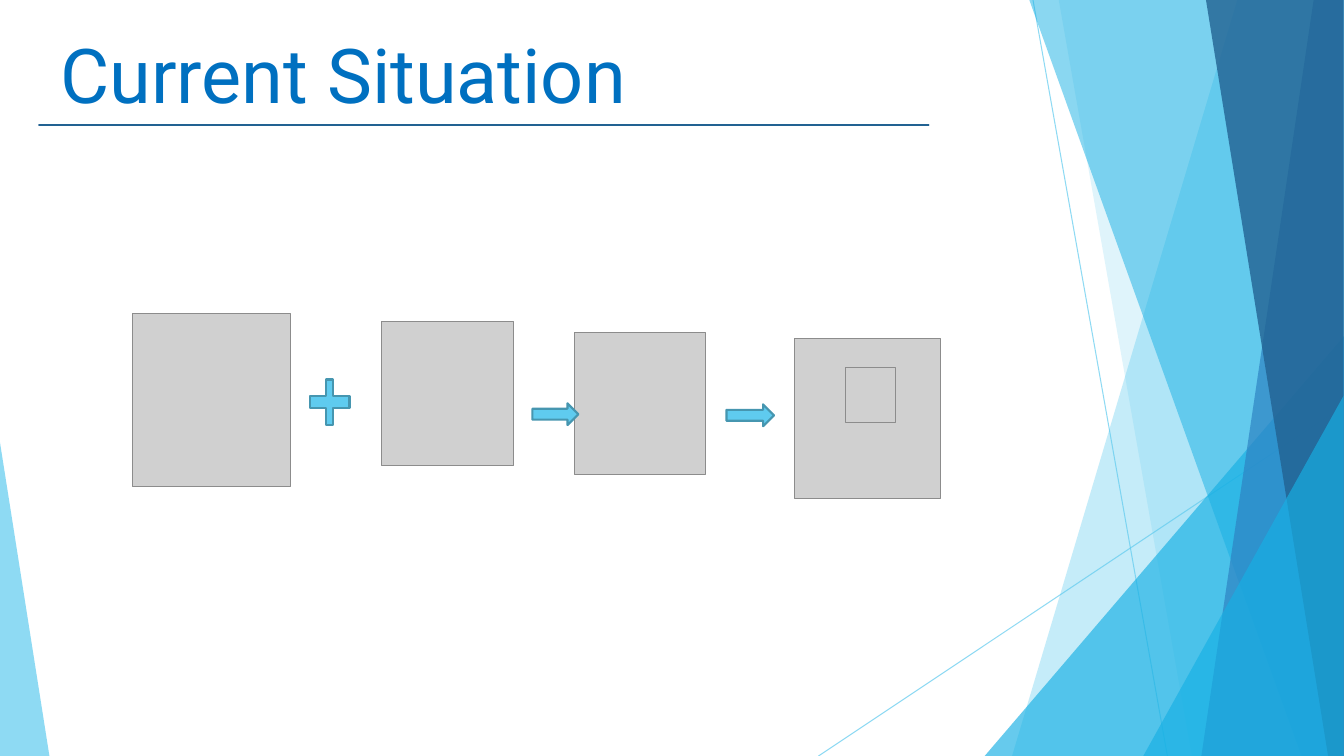
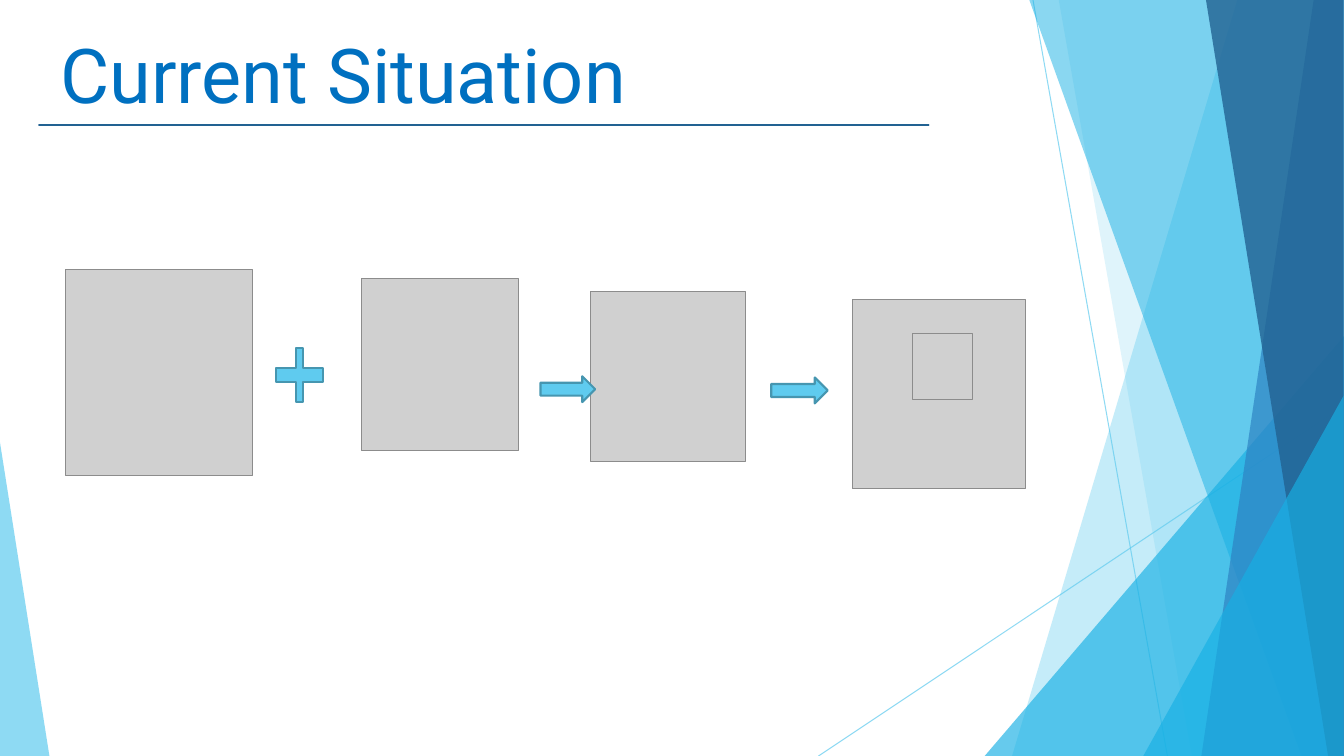
Before and after one commit to linhmimoza/Hospital_PortalExtra, a slide deck: slide 4 of Hospital.pptx. Drawn at 1344x756 pixels with LibreOffice and Linux fonts; fonts in the diff are those of the drawing; grey boxes stand for pictures. Boxes give left, top, right and bottom in pixels: in the first picture for what was removed or moved away, otherwise in the second. Text is boxed around its words. In the diff, an @@ line names an element or a change of style, - is before the commit and + after.

```diff
--- a/Hospital.pptx
+++ b/Hospital.pptx
@@ picture: place and size @@
-picture at (132,314,290,487)
+picture at (66,270,253,476)
@@ picture: place and size @@
-picture at (382,322,514,466)
+picture at (361,279,518,451)
@@ picture: place and size @@
-picture at (575,332,705,475)
+picture at (591,291,746,461)
@@ picture: place and size @@
-picture at (795,339,941,498)
+picture at (852,299,1025,489)
@@ plus: place and size @@
-plus at (310,380,350,425)
+plus at (276,348,324,401)
@@ picture: place and size @@
-picture at (845,367,895,422)
+picture at (912,334,973,399)
@@ right arrow: place and size @@
-right arrow at (532,403,579,425)
+right arrow at (540,376,595,402)
@@ right arrow: place and size @@
-right arrow at (727,404,774,426)
+right arrow at (771,378,828,404)
```
Also in this commit, not shown: 10 other slides changed, 4 slides added, 8 slides removed.
